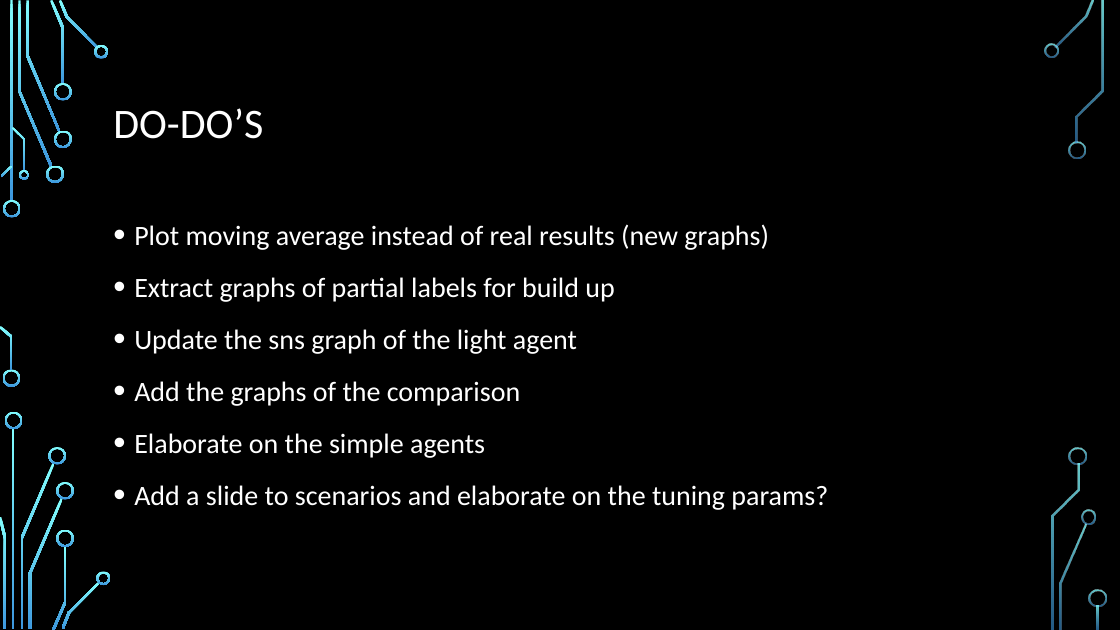
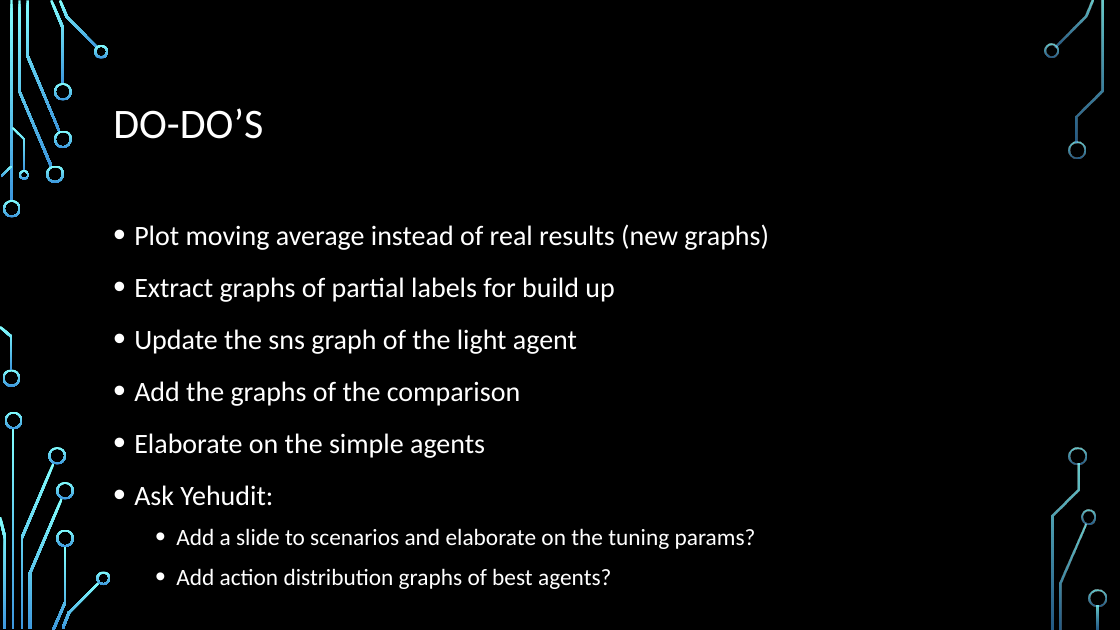
Before and after one commit to EliavSh/FinalProjectRL, a slide deck: slide 34 of docs/Semi Final Results.pptx. Drawn at 1120x630 pixels with LibreOffice and Linux fonts; fonts in the diff are those of the drawing; background and template pictures are left out. Boxes give left, top, right and bottom in pixels: in the first picture for what was removed or moved away, otherwise in the second. Text is boxed around its words. In the diff, an @@ line names an element or a change of style, - is before the commit and + after.

```diff
--- a/docs/Semi Final Results.pptx
+++ b/docs/Semi Final Results.pptx
@@ text at [134, 485, 273, 506]: paragraph added @@
+• Ask Yehudit:
@@ text at [176, 528, 756, 549]: size 24 to 20 pt in "Add a slide to scenarios and elaborate ..."; list level 1 to 2 in "Add a slide to scenarios ..." @@
@@ text at [176, 568, 611, 589]: paragraph added @@
+  • Add action distribution graphs of best agents?
```
Also in this commit, not shown: 4 other slides changed, 4 other files.
